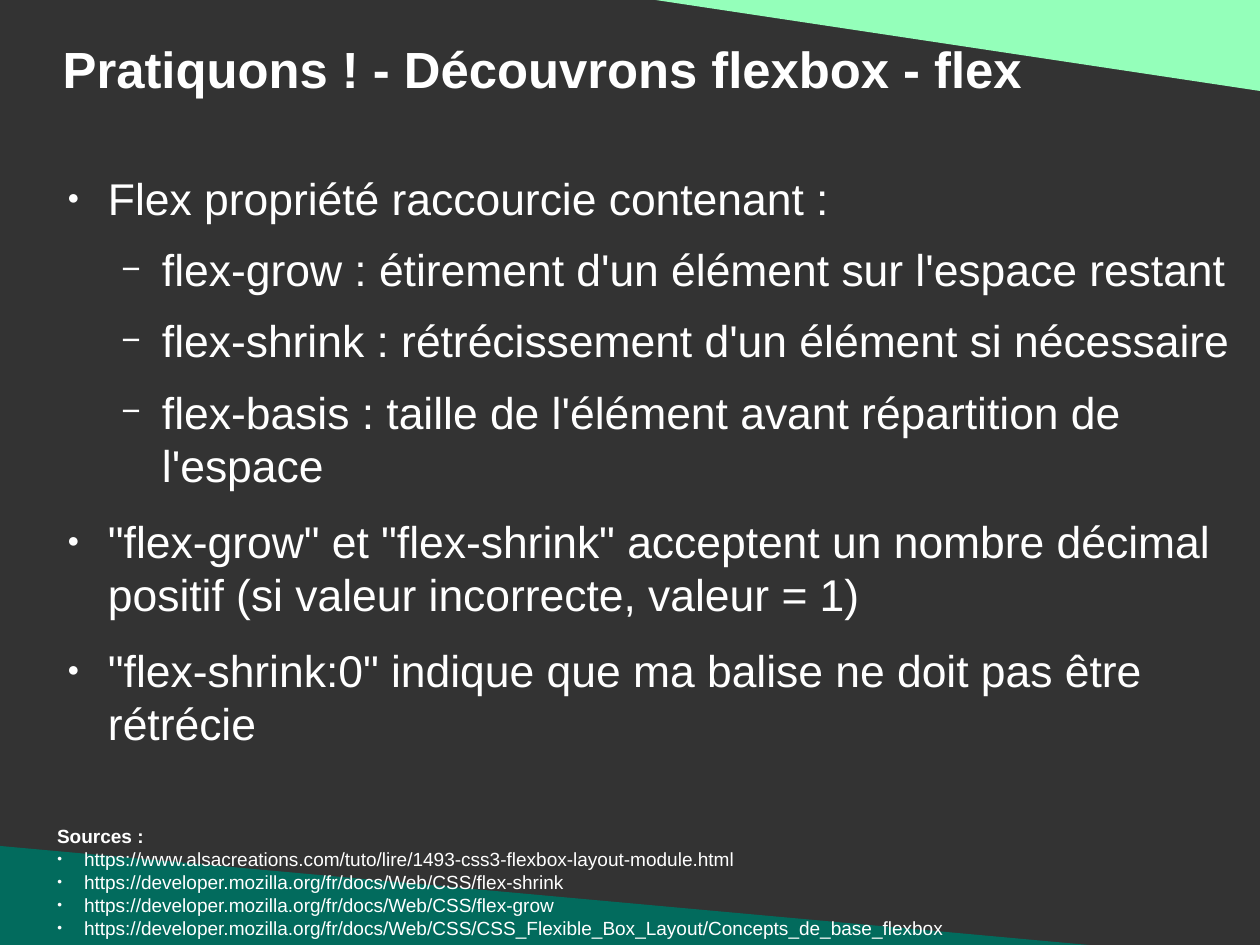
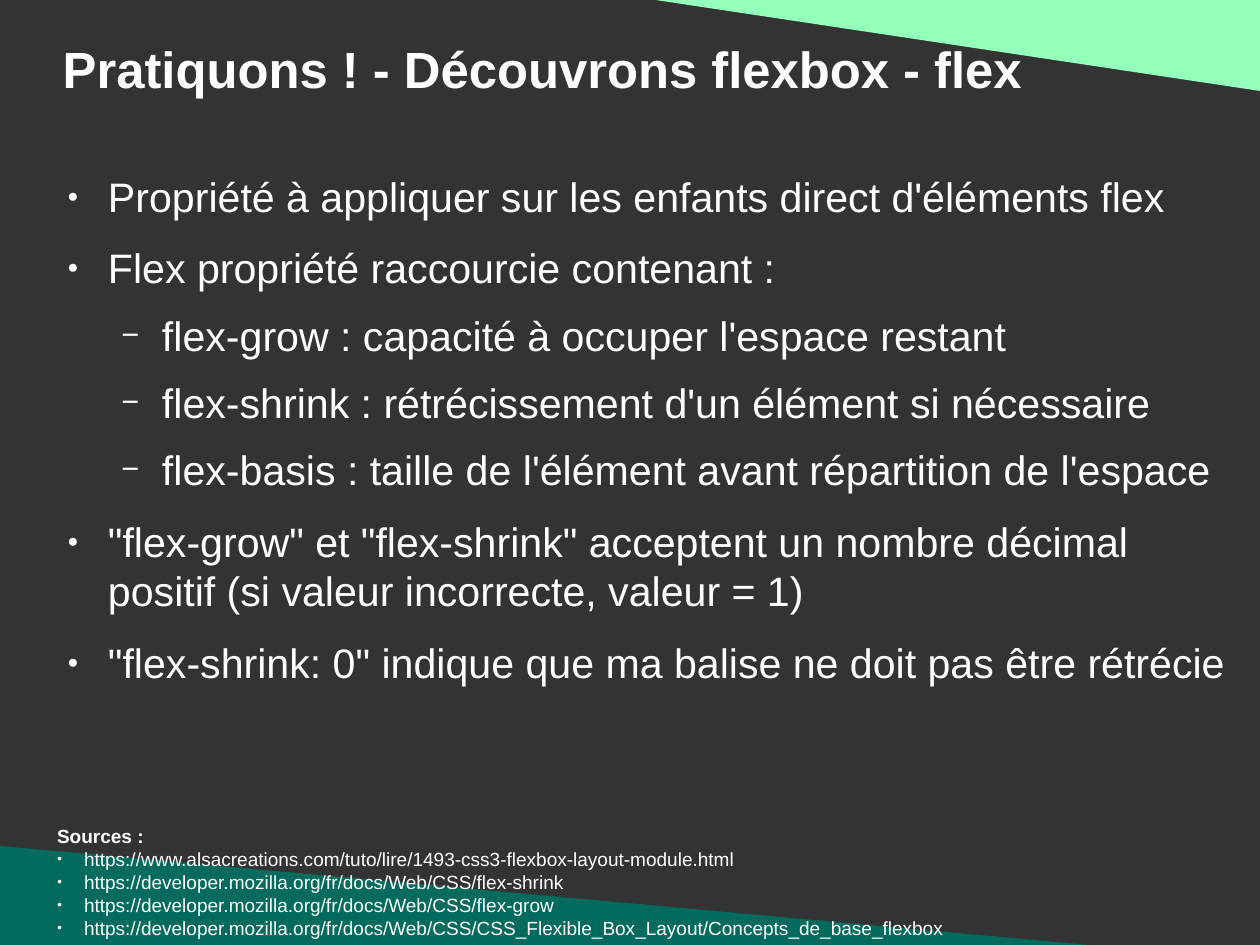
Before and after one commit to DanYellow/presentations, a slide deck: slide 110 of mmi/html/travaux-pratiques/numero-2/presentation.odp (slide 109 before the commit). Drawn at 1260x945 pixels with LibreOffice and Linux fonts; fonts in the diff are those of the drawing. Boxes give left, top, right and bottom in pixels: in the first picture for what was removed or moved away, otherwise in the second. Text is boxed around its words. In the diff, an @@ line names an element or a change of style, - is before the commit and + after.

```diff
--- a/mmi/html/travaux-pratiques/numero-2/presentation.odp
+++ b/mmi/html/travaux-pratiques/numero-2/presentation.odp
@@ text at (108,181,1164,220): paragraph added @@
+● Propriété à appliquer sur les enfants direct d'éléments flex
@@ text at (108,252,1211,614): size 28 to 25.9 pt in "Flex propriété raccourcie contenant :", "flex-shrink : rétrécissement d'un élément si nécessaire", "flex-basis : taille de l'élément avant répartition ...", ""flex-grow" et "flex-shrink" acceptent un nombre décimal ..." @@
@@ text at (162,320,1006,359): text changed; size 28 to 25.9 pt @@
-  − flex-grow : étirement d'un élément sur l'espace restant
+  − flex-grow : capacité à occuper l'espace restant
@@ text at (108,647,1225,686): text changed; size 28 to 25.9 pt @@
-● "flex-shrink:0" indique que ma balise ne doit pas être rétrécie
+● "flex-shrink: 0" indique que ma balise ne doit pas être rétrécie
```
Also in this commit, not shown: 3 other slides changed, 1 slide added, 2 other files.
